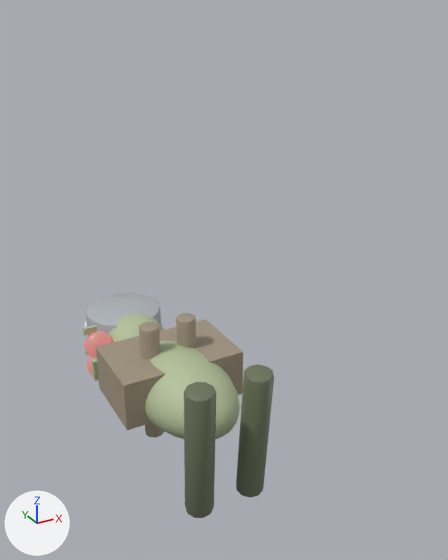
One commit to the glTF model assets/models/monsters/buckethead.glb: the scene before it, then after it.
Camera for both pictures: a camera (50 mm lens) standing at (-0.95, -1.42, 1.54) and looking at (0.12, 0.53, 0.56). Arrows for +X, +Y and +Z are at lower left; the lights stay in place. The picture after the commit comes second. Where no turn or scale is listed for an object, it has been applied to the vertices. Vertices at exactly the same position are counted once.

The first picture shows 'arm', 'arm.001', 'brow.001', 'bucket_helmet', 'bucket_rim', 'chest', 'eye', 'eye.001', 'head', 'leg', 'leg.001', 'mouth_band', 'torso'.
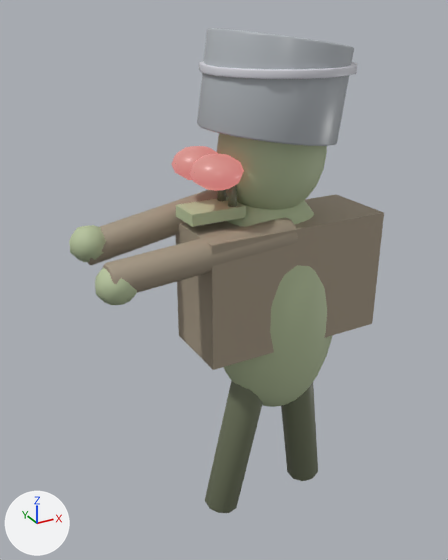
Not visible in the pictures: 'brow'.

Where the newer file only moved an object's origin or applied its transform, the numbers keep the older frame.

Boxes (x1, y1, x2, y2) around the edits, measured in the pictures (448 x 560 px; the box of a moved part takes in the faces that stretch with it):
'chest', moved, rescaled (42% wider, 59% taller): before (96, 320, 243, 430); after (175, 194, 384, 370)
'bucket_helmet', moved, turned: before (86, 293, 161, 336); after (197, 28, 354, 146)
'torso', moved, turned, rescaled: before (145, 341, 240, 439); after (224, 200, 332, 407)
'leg', moved, turned: before (184, 382, 216, 518); after (205, 380, 263, 513)
'leg.001', moved, turned: before (236, 364, 274, 498); after (281, 382, 318, 481)
'head', moved, rescaled: before (108, 313, 164, 343); after (217, 133, 327, 210)
'arm.001', reshaped: before (176, 313, 196, 348); after (103, 217, 298, 293)
'arm', reshaped: before (139, 322, 164, 438); after (88, 189, 228, 265)
'eye.001', reshaped (90% wider, 36% taller): before (84, 331, 112, 358); after (190, 154, 244, 191)
'bucket_rim', moved (mostly hidden before): before (84, 321, 162, 337); after (199, 61, 357, 79)
'mouth_band', reshaped, moved, rescaled: before (91, 358, 99, 381); after (176, 197, 246, 227)
'hand', added: after (69, 225, 106, 262)
'hand.001', added: after (95, 267, 137, 305)
'eye', reshaped (mostly hidden before): before (86, 357, 93, 376); after (171, 146, 218, 180)
'tusk', moved, turned (not visible before): after (228, 185, 237, 207)
'brow.001', deleted: before (83, 325, 97, 336)
'tusk.001', moved, turned (not visible before): after (217, 190, 226, 201)
part 5 of me_cube_001, moved or reshaped (not visible before): after (176, 197, 246, 227)

Edits to the bpy script that builds the scene:
```text
Change me_cylinder:
    remove me_cylinder.from_pydata(...)  # 60 vertices, 116 faces; spans x -0.045..0.045, y -0.043..0.043, z -0.28..0.28
    add me_cylinder.from_pydata(...)  # 60 vertices, 116 faces; spans x -0.454..0.07, y -0.765..-0.675, z 0.914..1.086
    me_cylinder part 1: the whole mesh is multiplied about its middle by the matrix ((0.163, 0.059, 0.914), (-0.342, 0.94, 0.0), (-0.925, -0.337, 0.161)), then moved by (-0.192, -0.72, 1.0)
Change me_cylinder_001:
    remove me_cylinder_001.from_pydata(...)  # 60 vertices, 116 faces; spans x -0.045..0.045, y -0.043..0.043, z -0.28..0.28
    add me_cylinder_001.from_pydata(...)  # 60 vertices, 116 faces; spans x -0.63..-0.106, y -0.965..-0.875, z 0.9..1.02
    me_cylinder_001 part 2: the whole mesh is multiplied about its middle by the matrix ((0.066, -0.024, 0.926), (0.342, 0.94, 0.0), (-0.937, 0.341, 0.065)), then moved by (-0.368, -0.92, 0.96)
Change me_sphere_002:
    remove me_sphere_002.from_pydata(...)  # 52 vertices, 100 faces; spans x -0.0666..0.0666, y -0.045..0.045, z -0.07..0.07
    add me_sphere_002.from_pydata(...)  # 52 vertices, 100 faces; spans x -0.0666..0.0666, y -1.175..-1.035, z 1.17..1.26
    me_sphere_002 part 3: the whole mesh is multiplied about its middle by the matrix ((1.0, 0.0, 0.0), (0.0, 1.556, 0.0), (0.0, 0.0, 0.643)), then moved by (0.0, -1.105, 1.215)
Change me_cube_001:
    remove me_cube_001.from_pydata(...)  # 8 vertices, 12 faces; spans x -0.032..0.032, y -0.008..0.008, z -0.018..0.018
    add me_cube_001.from_pydata(...)  # 8 vertices, 12 faces; spans x -1.0..1.0, y -1.0..1.0, z -1.0..1.0
    me_cube_001 part 5
    me_cube_001.vertices[0].co: (-0.032, -0.008, -0.018) -> (-1.0, -1.0, -1.0)
    me_cube_001.vertices[1].co: (-0.032, -0.008, 0.018) -> (-1.0, -1.0, 1.0)
    me_cube_001.vertices[2].co: (-0.032, 0.008, -0.018) -> (-1.0, 1.0, -1.0)
    me_cube_001.vertices[3].co: (-0.032, 0.008, 0.018) -> (-1.0, 1.0, 1.0)
    me_cube_001.vertices[4].co: (0.032, -0.008, -0.018) -> (1.0, -1.0, -1.0)
    me_cube_001.vertices[5].co: (0.032, -0.008, 0.018) -> (1.0, -1.0, 1.0)
    me_cube_001.vertices[6].co: (0.032, 0.008, -0.018) -> (1.0, 1.0, -1.0)
    me_cube_001.vertices[7].co: (0.032, 0.008, 0.018) -> (1.0, 1.0, 1.0)
Change me_sphere_004:
    remove me_sphere_004.from_pydata(...)  # 52 vertices, 100 faces; spans x -0.0666..0.0666, y -0.045..0.045, z -0.07..0.07
    add me_sphere_004.from_pydata(...)  # 52 vertices, 100 faces; spans x -0.0666..0.0666, y -1.285..-1.145, z 1.06..1.15
    me_sphere_004 part 4: the whole mesh is multiplied about its middle by the matrix ((1.0, 0.0, 0.0), (0.0, 1.556, 0.0), (0.0, 0.0, 0.643)), then moved by (0.0, -1.215, 1.105)
Change ob_torso:
    ob_torso.location: (0.0, 0.72, 0.0) -> (0.0, 0.0, 0.72)
    ob_torso.rotation_euler: (0.0, 0.0, 0.105) -> (0.0, -0.105, 0.0)  # degrees (0, 0, 6) -> degrees (0, -6, 0)
    ob_torso.scale: (0.22, 0.38, 0.17) -> (0.22, 0.17, 0.38)
Change ob_head:
    ob_head.location: (-0.02, 1.18, 0.0) -> (-0.02, 0.0, 1.18)
    ob_head.scale: (0.17, 0.18, 0.15) -> (0.17, 0.15, 0.18)
Change ob_leg:
    ob_leg.location: (-0.12, 0.28, 0.0) -> (-0.12, 0.0, 0.28)
    ob_leg.rotation_euler: (0.0698, 0.0, -0.175) -> (0.0698, 0.175, 0.0)  # degrees (4, 0, -10) -> degrees (4, 10, 0)
Change ob_leg_001:
    ob_leg_001.location: (0.12, 0.28, 0.0) -> (0.12, 0.0, 0.28)
    ob_leg_001.rotation_euler: (0.0698, 0.0, 0.175) -> (0.0698, -0.175, 0.0)  # degrees (4, 0, 10) -> degrees (4, -10, 0)
Change ob_chest:
    ob_chest.location: (0.0, 0.82, 0.03) -> (0.0, -0.03, 0.82)
    ob_chest.scale: (0.28, 0.18, 0.11) -> (0.28, 0.11, 0.18)
Change ob_pupil:
    ob_pupil.location: (-0.19, 1.16, -0.055) -> (-0.258, 0.055, 1.16)
Remove ob_brow:
    ob_brow = bpy.data.objects.new('brow', me_cube_001)
Remove ob_brow_001:
    ob_brow_001 = bpy.data.objects.new('brow.001', me_cube_002)
Change ob_tusk:
    ob_tusk.rotation_euler: (0.0, 1.658, 0.0) -> (0.0, 0.0, 0.0)  # degrees (0, 95, 0) -> degrees (0, 0, 0)
    ob_tusk.location: (-0.16, 1.08, 0.03) -> (-0.16, -0.03, 1.08)
Change ob_tusk_001:
    ob_tusk_001.rotation_euler: (0.0, 1.658, 0.0) -> (0.0, 0.0, 0.0)  # degrees (0, 95, 0) -> degrees (0, 0, 0)
    ob_tusk_001.location: (-0.16, 1.08, -0.03) -> (-0.16, 0.03, 1.08)
Change ob_mouth_band:
    ob_mouth_band: bpy.data.objects.new('mouth_band', me_cube_003) -> bpy.data.objects.new('mouth_band', me_cube_001)
    ob_mouth_band.location: (-0.21, 1.04, 0.0) -> (-0.21, 0.0, 1.04)
    ob_mouth_band.scale: (0.08, 0.016, 0.05) -> (0.08, 0.05, 0.016)
Change ob_bucket_helmet:
    ob_bucket_helmet.location: (-0.02, 1.35, 0.0) -> (-0.02, 0.0, 1.35)
    ob_bucket_helmet.rotation_euler: (0.0, 0.0, -1.571) -> (0.0, 0.14, 0.0)  # degrees (0, 0, -90) -> degrees (0, 8, 0)
Change ob_bucket_rim:
    ob_bucket_rim.location: (-0.01, 1.4, 0.0) -> (-0.01, 0.0, 1.4)
Add ob_hand_001:
    ob_hand_001 = bpy.data.objects.new('hand.001', me_sphere_003_1)  # a UV sphere (8 segments, 5 rings, poles along z) spanning x -0.0523..0.0523, y -0.0523..0.0523, z -0.05..0.05; in mat_buckethead_skin (greyish green #b5c29b)
    ob_hand_001.location = (-0.52, -0.1, 0.93)
Add ob_hand:
    ob_hand = bpy.data.objects.new('hand', me_sphere_002_1)  # a UV sphere (8 segments, 5 rings, poles along z) spanning x -0.0523..0.0523, y -0.0523..0.0523, z -0.05..0.05; in mat_buckethead_skin (greyish green #b5c29b)
    ob_hand.location = (-0.52, 0.1, 0.97)
```
